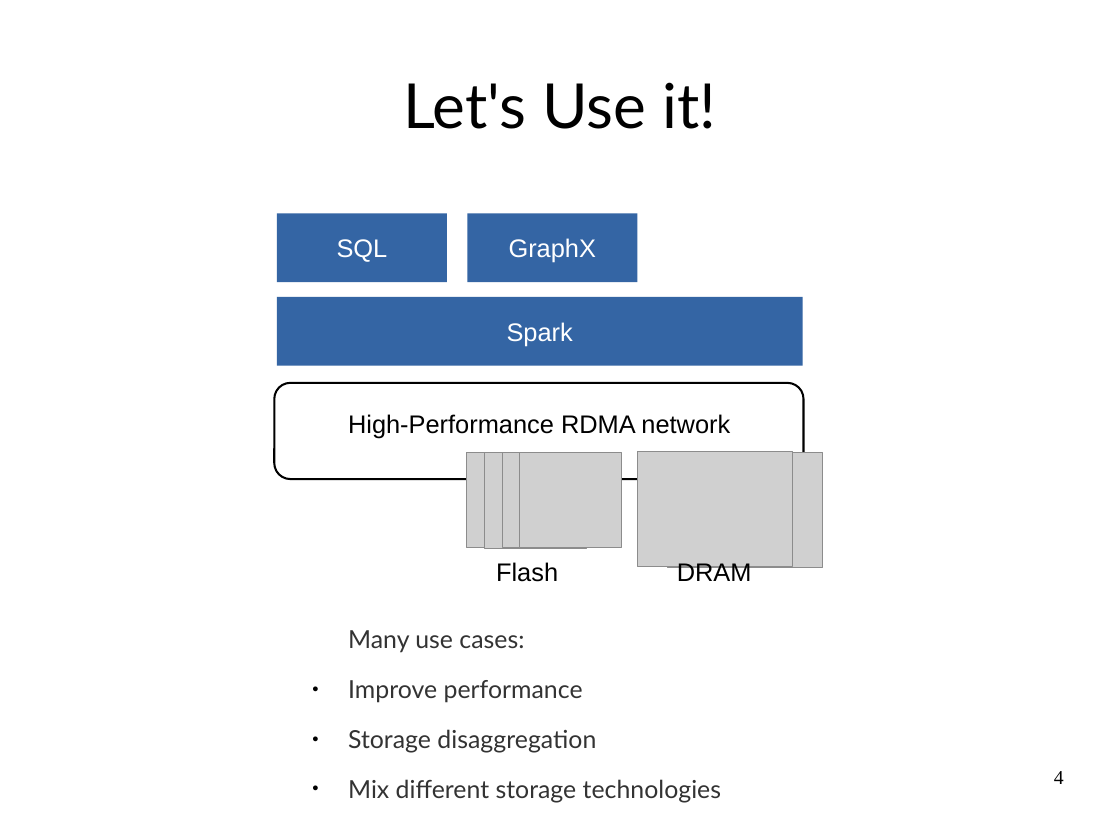
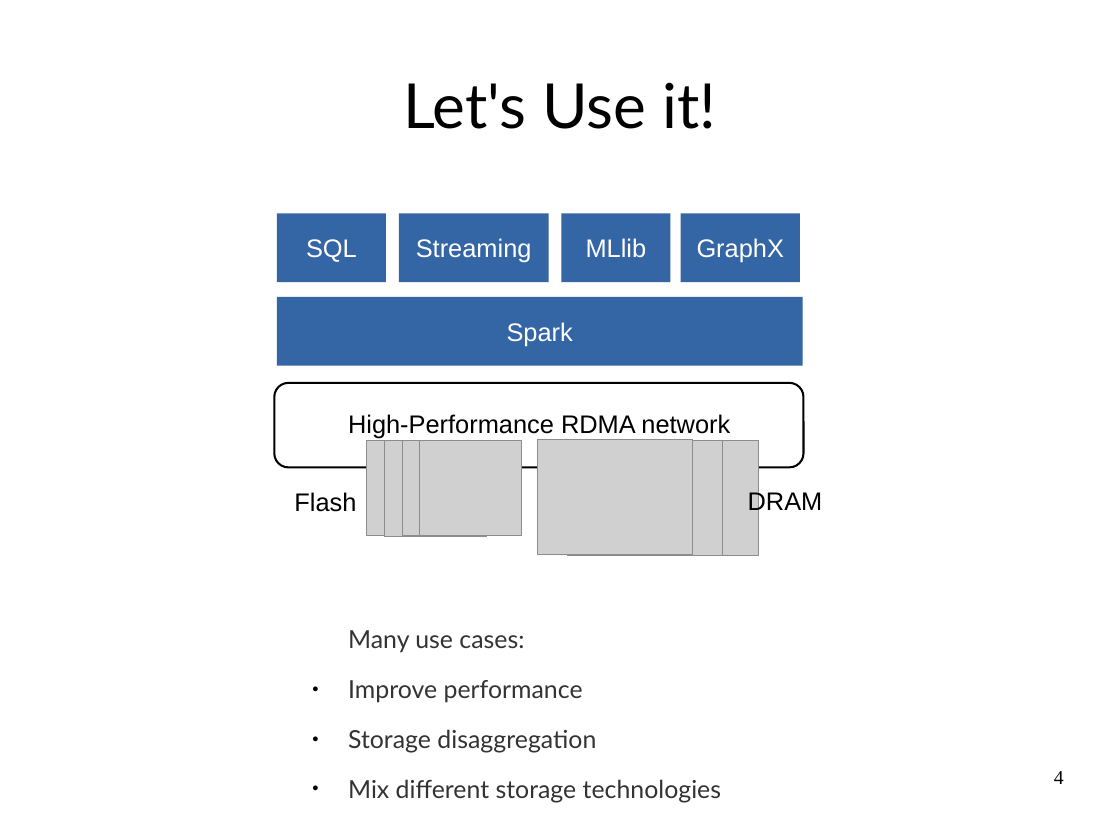
Before and after one commit to huangyibo/spark-summit-17, a slide deck: slide 4 of crail-spark-summit.odp. Drawn at 1120x840 pixels with LibreOffice and Linux fonts; fonts in the diff are those of the drawing; grey boxes stand for pictures. Boxes give left, top, right and bottom in pixels: in the first picture for what was removed or moved away, otherwise in the second. Text is boxed around its words. In the diff, an @@ line names an element or a change of style, - is before the commit and + after.

```diff
--- a/crail-spark-summit.odp
+++ b/crail-spark-summit.odp
@@ rectangle "SQL": place and size @@
-rectangle "SQL" at (277,213,447,283)
+rectangle "SQL" at (277,213,386,283)
@@ rectangle added at (399,213,549,283), fill #3465A4, 18 pt, text #FFFFFF @@
+Streaming
@@ rectangle added at (562,213,671,283), fill #3465A4, 18 pt, text #FFFFFF @@
+MLlib
@@ rectangle "GraphX": place and size @@
-rectangle "GraphX" at (468,213,637,283)
+rectangle "GraphX" at (681,213,800,283)
@@ rounded rectangle: place and size @@
-rounded rectangle at (274,383,804,480)
+rounded rectangle at (274,383,804,468)
@@ picture: place and size @@
-picture at (668,452,823,567)
+picture at (367,440,469,536)
@@ picture added at (385,441,487,537) @@
@@ picture: place and size @@
-picture at (485,452,586,548)
+picture at (402,440,504,536)
@@ picture: place and size @@
-picture at (466,452,568,548)
+picture at (420,440,521,536)
@@ picture: place and size @@
-picture at (519,452,621,548)
+picture at (538,440,693,555)
@@ picture: place and size @@
-picture at (502,452,604,548)
+picture at (567,440,723,555)
@@ picture: place and size @@
-picture at (637,451,793,566)
+picture at (604,440,759,555)
@@ text "Flash": place and size @@
-text "Flash" at (496,562,558,582)
+text "Flash" at (294,492,356,512)
@@ text "DRAM": place and size @@
-text "DRAM" at (677,563,752,586)
+text "DRAM" at (748,489,823,515)
```
